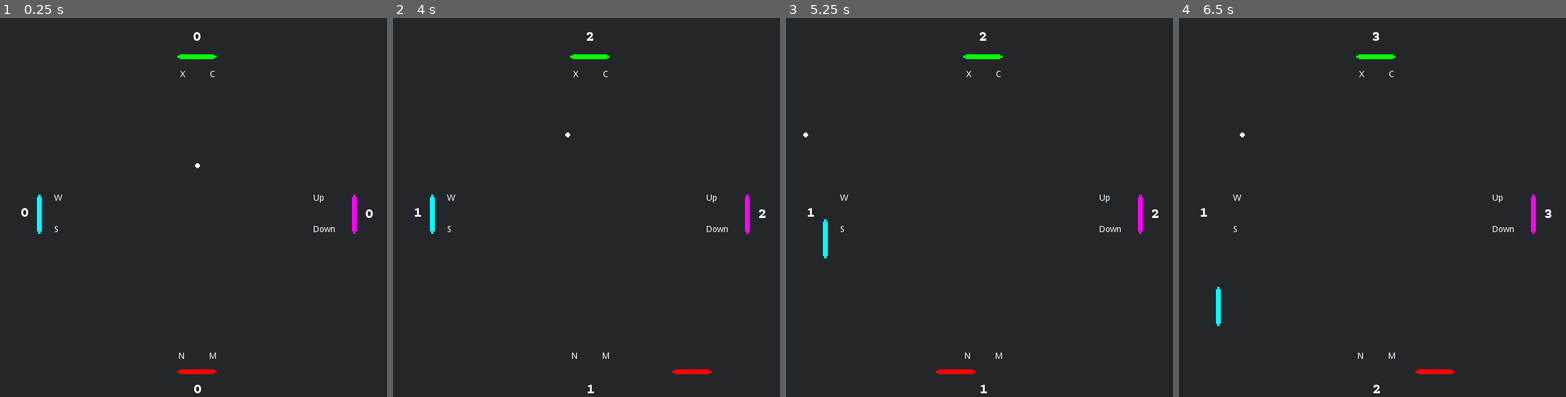
Above: before the commit, frames 1-4 (left to right).
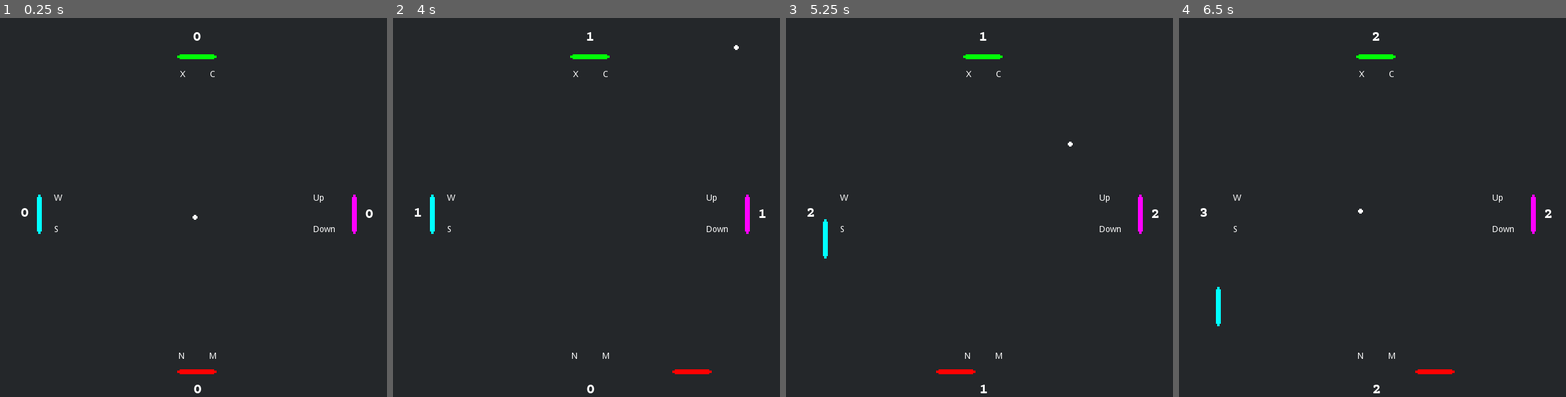
Above: after the commit, the same moments.

Repository: SpeedyVelcro/pong-demo-4player-mod
Game: Godot game, scene res://Paddle/Paddle.tscn
Same seed, same stepped clock (60 frames per second), same inputs: the game is played once before the commit and once after it.
Inputs:
- Up to frame 1 (0.25 s): no input
- Up to frame 2 (4 s): tap Enter at 0.5, 2.75 s; hold M (bottom_move_right) 0.53-1.28 s; tap Space (ui_select) at 0.6, 0.77, 1.07, 1.25, 1.35, 1.52, 1.82, 2.1, 2.85, 3.02, 3.32, 3.6, 3.77 s; hold S (left_move_down) 1.28-2.03 s; hold M (bottom_move_right) 2.03-2.78 s; hold W (left_move_up) 2.78-3.53 s; hold N (bottom_move_left) from 3.53 s (still down)
- Up to frame 3 (5.25 s): tap Space (ui_select) at 4.07, 4.35, 4.52, 4.82, 5, 5.1 s; release N (bottom_move_left) at 5.03 s; hold S (left_move_down) from 5.03 s (still down)
- Up to frame 4 (6.5 s): release S (left_move_down) at 5.78 s; hold M (bottom_move_right) from 5.78 s (still down); tap Space (ui_select) at 5.85, 6.02, 6.32 s

The runs differ from the first frame. In frame 1, less than 0.1% of the frame differs, in the area x 49-52%, y 38-54%; in frame 2, less than 0.1%, in the area x 44-97%, y 3-100%; in frame 3, less than 0.1%; in frame 4, less than 0.1%.

Commit message:
Ball resets to centre and random direction

Diff:
--- a/logic/ball.gd
+++ b/logic/ball.gd
@@ -4,15 +4,33 @@
 
 var _speed = DEFAULT_SPEED
 var direction = Vector2.DOWN
+var moving = false
 
 onready var _initial_pos = position
 
 func _process(delta):
-	_speed += delta * 2
-	position += _speed * delta * direction
+	if Input.is_action_just_pressed("ui_select"):
+		moving = true
+	if moving:
+		_speed += delta * 2
+		position += _speed * delta * direction
 
 
 func reset():
-	direction = Vector2.LEFT
+	#var dir_choice = randi() % 4
+	#match dir_choice:
+	#	0:
+	#		direction = Vector2.LEFT
+	#	1:
+	#		direction = Vector2.UP
+	#	2:
+	#		direction = Vector2.RIGHT
+	#	3:
+	#		direction = Vector2.DOWN
+	direction = Vector2(0, 0)
+	while direction.length_squared() == 0:
+		direction.x = rand_range(-1, 1)
+		direction.y = rand_range(-1, 1)
+	direction = direction.normalized()
 	position = _initial_pos
 	_speed = DEFAULT_SPEED
--- a/pong.tscn
+++ b/pong.tscn
@@ -7,16 +7,16 @@
 [ext_resource path="res://ball.png" type="Texture" id=5]
 [ext_resource path="res://logic/wall.gd" type="Script" id=7]
 
+[sub_resource type="RectangleShape2D" id=1]
+extents = Vector2( 32, 4 )
+
+[sub_resource type="RectangleShape2D" id=2]
+extents = Vector2( 4, 4 )
+
+[sub_resource type="RectangleShape2D" id=3]
+extents = Vector2( 10, 320 )
+
 [sub_resource type="RectangleShape2D" id=4]
-extents = Vector2( 32, 4 )
-
-[sub_resource type="RectangleShape2D" id=1]
-extents = Vector2( 4, 4 )
-
-[sub_resource type="RectangleShape2D" id=2]
-extents = Vector2( 10, 320 )
-
-[sub_resource type="RectangleShape2D" id=3]
 extents = Vector2( 332.641, 10 )
 
 [node name="Pong" type="Node2D"]
@@ -58,45 +58,45 @@
 rotation = 1.5708
 
 [node name="Collision" parent="BottomPaddle" index="1"]
-shape = SubResource( 4 )
+shape = SubResource( 1 )
 
 [node name="Ball" type="Area2D" parent="."]
-position = Vector2( 320.5, 191.124 )
+position = Vector2( 316.725, 324.525 )
 script = ExtResource( 4 )
 
 [node name="Sprite" type="Sprite" parent="Ball"]
 texture = ExtResource( 5 )
 
 [node name="Collision" type="CollisionShape2D" parent="Ball"]
-shape = SubResource( 1 )
+shape = SubResource( 2 )
 
 [node name="LeftWall" type="Area2D" parent="."]
 position = Vector2( -10, 320 )
 script = ExtResource( 7 )
 
 [node name="Collision" type="CollisionShape2D" parent="LeftWall"]
-shape = SubResource( 2 )
+shape = SubResource( 3 )
 
 [node name="RightWall" type="Area2D" parent="."]
 position = Vector2( 650, 320 )
 script = ExtResource( 7 )
 
 [node name="Collision" type="CollisionShape2D" parent="RightWall"]
-shape = SubResource( 2 )
+shape = SubResource( 3 )
 
 [node name="TopWall" type="Area2D" parent="."]
 position = Vector2( 320, -10 )
 script = ExtResource( 7 )
 
 [node name="Collision" type="CollisionShape2D" parent="TopWall"]
-shape = SubResource( 3 )
+shape = SubResource( 4 )
 
 [node name="BottomWall" type="Area2D" parent="."]
 position = Vector2( 320, 650 )
 script = ExtResource( 7 )
 
 [node name="Collision" type="CollisionShape2D" parent="BottomWall"]
-shape = SubResource( 3 )
+shape = SubResource( 4 )
 
 [node name="LeftScoreLabel" type="Label" parent="."]
 margin_left = -14.9977
Not shown: 1 places in pong.tscn that only renumber resources
